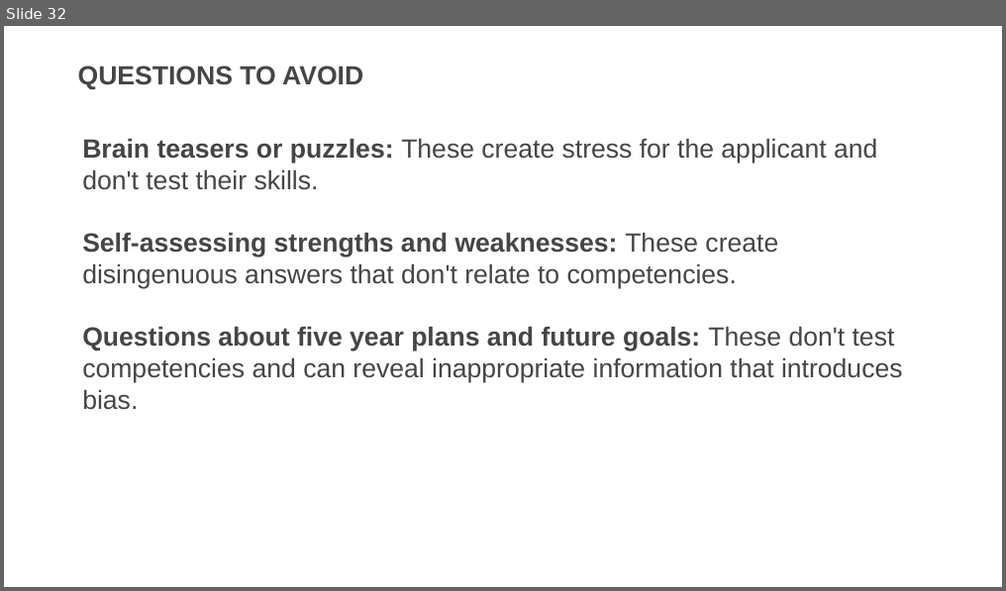
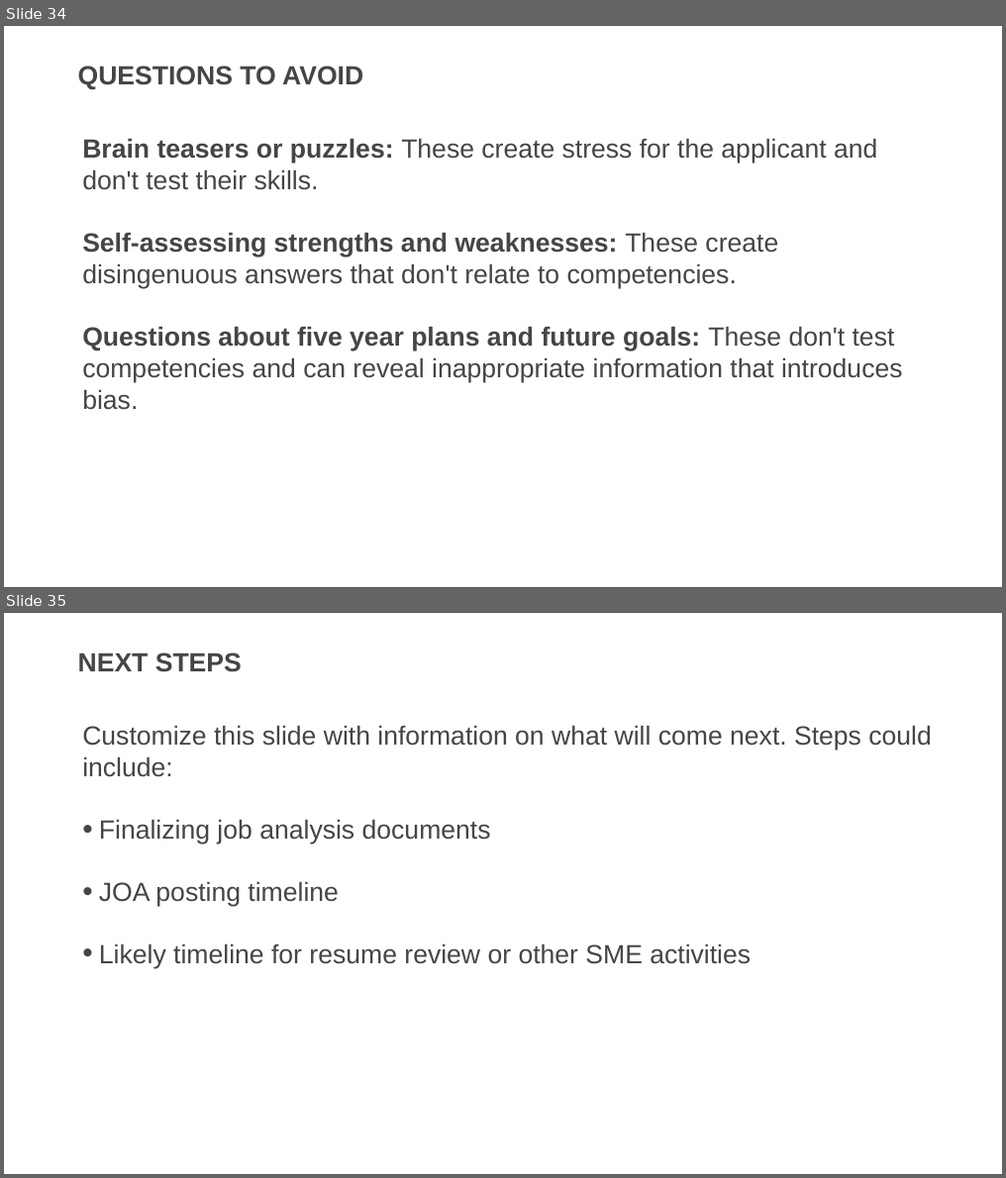
Before and after one commit to usds/SME-QA-Website, a slide deck: toolkit/job-analysis/job-analysis-presentation.pptx. Shown one above the other, each under a label of ours: slide 32 before the commit, slides 34 and 35 after it. The pictures are 1006x591 and 1006x1178 pixels, drawn with LibreOffice and Linux fonts; fonts in the diff are those of the drawing. Boxes give left, top, right and bottom in pixels: in the first picture for what was removed or moved away, otherwise in the second. Text is boxed around its words. In the diff, an @@ line names an element or a change of style, - is before the commit and + after.

```diff
--- a/toolkit/job-analysis/job-analysis-presentation.pptx
+++ b/toolkit/job-analysis/job-analysis-presentation.pptx
@@ slide 35 added at (x1=4, y1=613, x2=1002, y2=1174), background #FFFFFF @@
@@ title added at (x1=78, y1=653, x2=242, y2=672), 36 pt, text #454545, bold @@
+NEXT STEPS
@@ text added at (x1=82, y1=725, x2=932, y2=968), 36 pt, text #454545 @@
+Customize this slide with information on what will come next. Steps could include:
+• Finalizing job analysis documents
+• JOA posting timeline
+• Likely timeline for resume review or other SME activities
@@ what was slide 32 is now slide 34 @@
```
Also in this commit, not shown: 11 slides changed, 2 other slides added.
